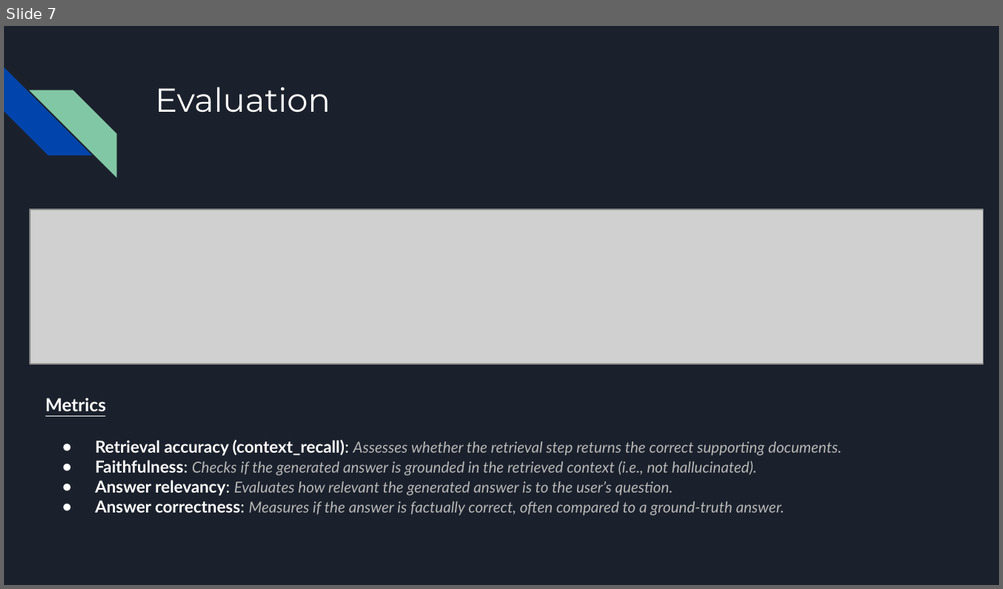
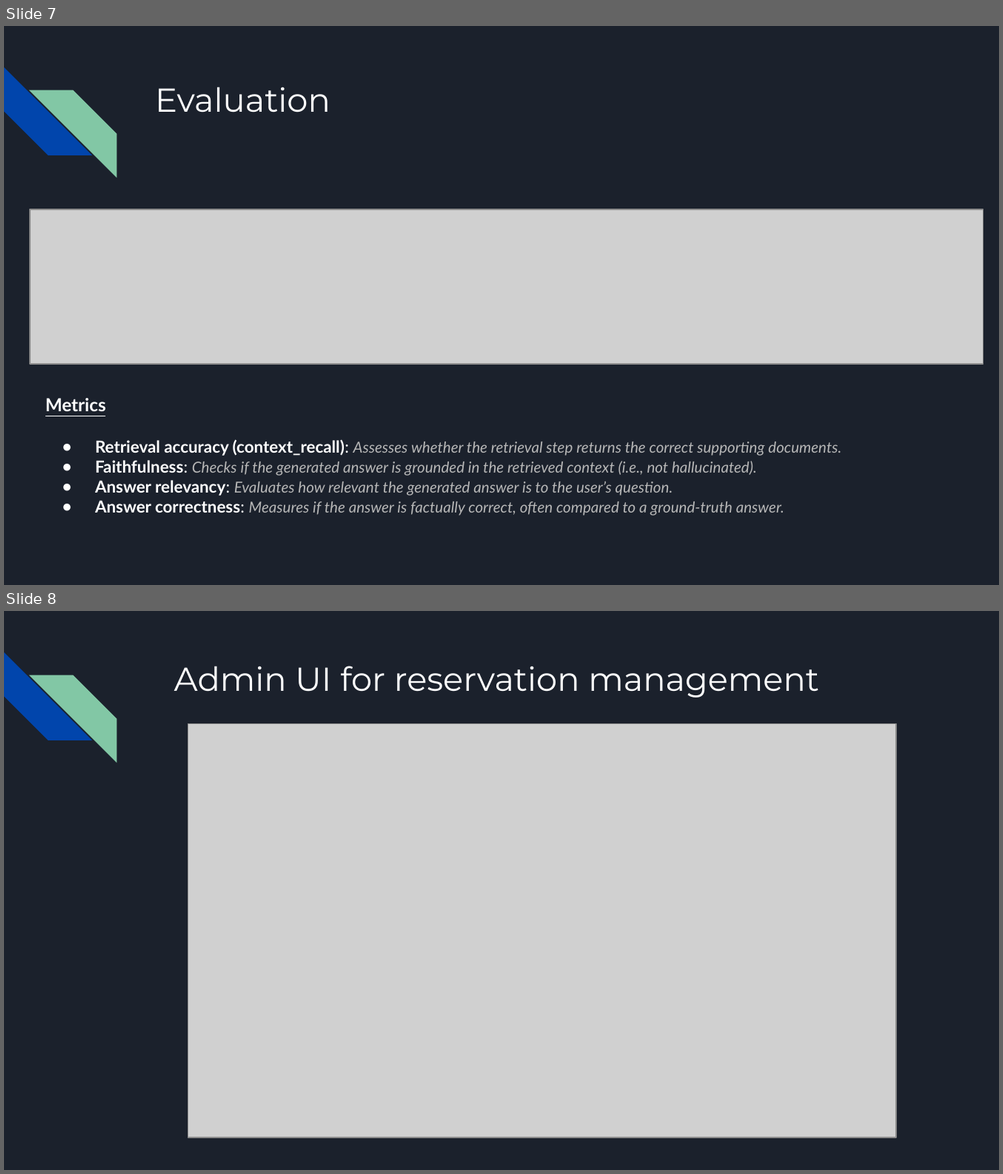
Before and after one commit to 1amG4bor/ai-parking-space-reservation, a slide deck: APSR-Presentation.pptx. Shown one above the other, each under a label of ours: slide 7 before the commit, slides 7 and 8 after it. The pictures are 1003x589 and 1003x1174 pixels, drawn with LibreOffice and Linux fonts; fonts in the diff are those of the drawing; grey boxes stand for pictures. Boxes give left, top, right and bottom in pixels: in the first picture for what was removed or moved away, otherwise in the second. Text is boxed around its words. In the diff, an @@ line names an element or a change of style, - is before the commit and + after.

```diff
--- a/APSR-Presentation.pptx
+++ b/APSR-Presentation.pptx
@@ slide 8 added at (x1=4, y1=611, x2=999, y2=1170), background #1B212C; not listed: 2 template elements that a slide beside it also shows @@
@@ text added at (x1=174, y1=666, x2=819, y2=698), 24 pt, text #FFFFFF @@
+Admin UI for reservation management
@@ picture added at (x1=188, y1=724, x2=896, y2=1138) @@
```
Also in this commit, not shown: 1 slide changed, 2 other slides added, 19 other files.
